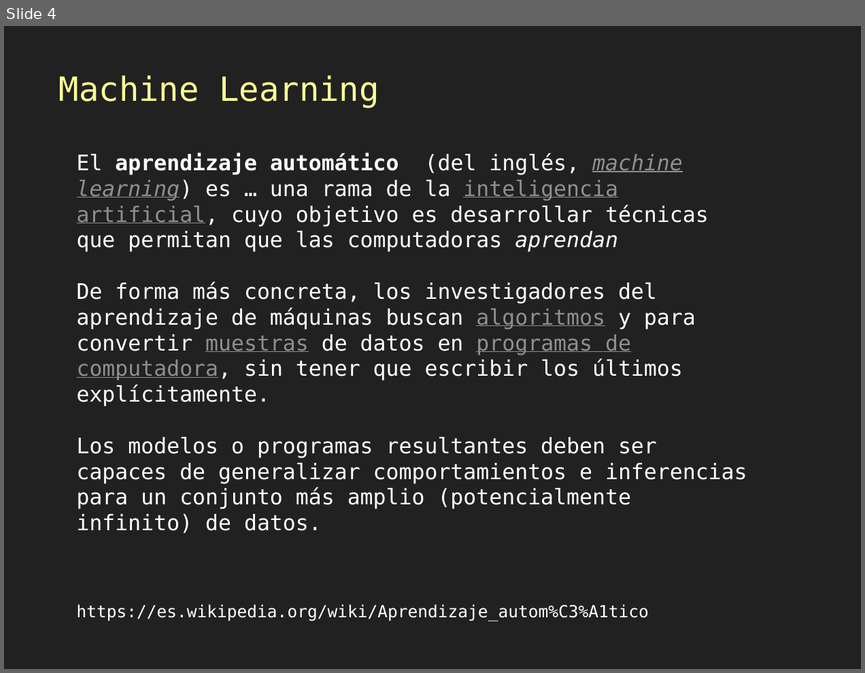
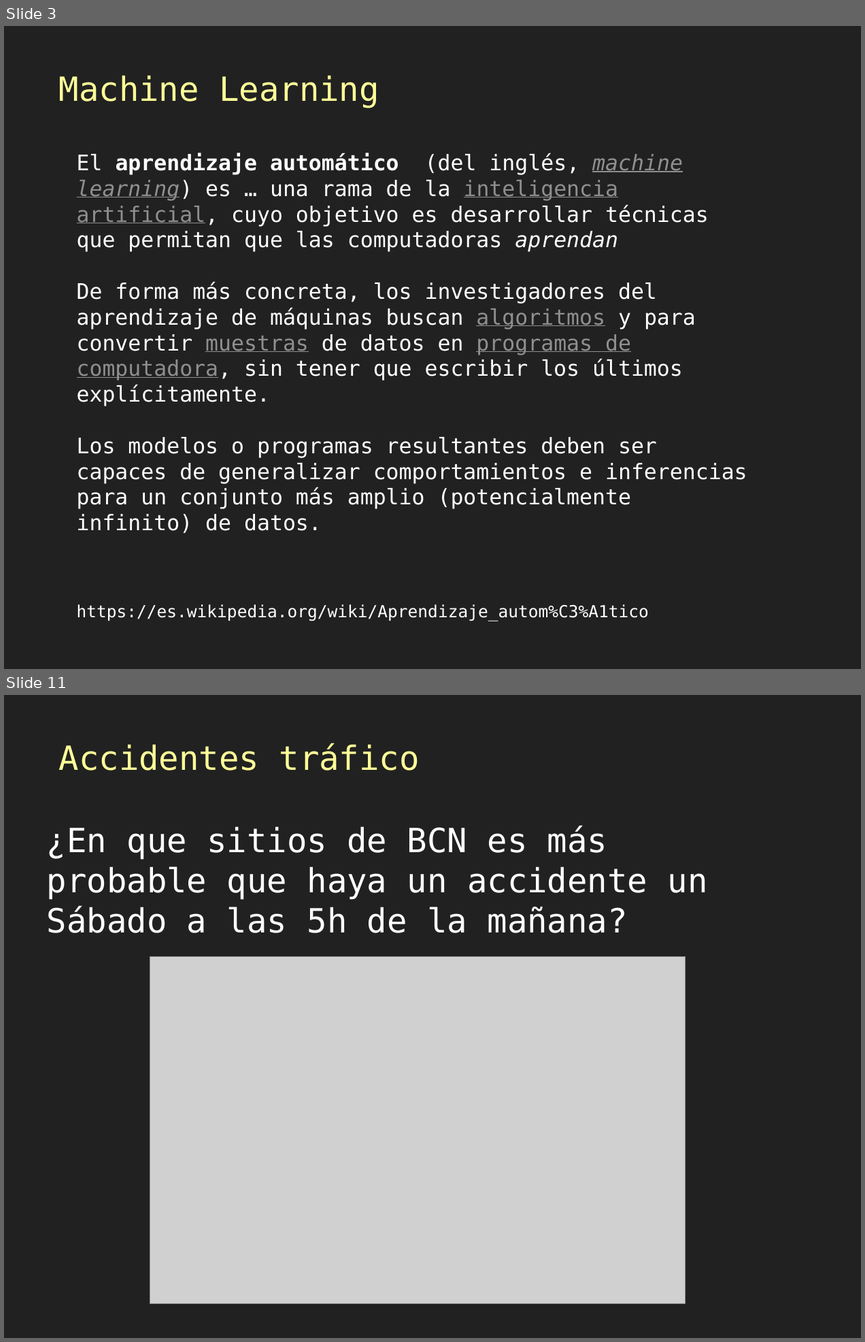
Before and after one commit to gis-master-m2/m2-geoweb, a slide deck: docs/presentacion/Mallas-algoritmos-js.pptx. Shown one above the other, each under a label of ours: slide 4 before the commit, slides 3 and 11 after it; the slides between them are not shown. The pictures are 865x673 and 865x1342 pixels, drawn with LibreOffice and Linux fonts; fonts in the diff are those of the drawing; grey boxes stand for pictures. Boxes give left, top, right and bottom in pixels: in the first picture for what was removed or moved away, otherwise in the second. Text is boxed around its words. In the diff, an @@ line names an element or a change of style, - is before the commit and + after.

```diff
--- a/docs/presentacion/Mallas-algoritmos-js.pptx
+++ b/docs/presentacion/Mallas-algoritmos-js.pptx
@@ slide 11 added at bbox=[4, 695, 861, 1338], background #212121 @@
@@ text added at bbox=[59, 743, 419, 770], 28 pt, text #FFFF99 @@
+Accidentes tráfico
@@ text added at bbox=[47, 825, 708, 933], 28 pt, text #FFFFFF @@
+¿En que sitios de BCN es más probable que haya un accidente un Sábado a las 5h de la mañana?
@@ picture added at bbox=[150, 956, 685, 1304] @@
@@ what was slide 4 is now slide 3 @@
```
Also in this commit, not shown: 2 other slides changed, 9 other slides added, 5 slides removed.
